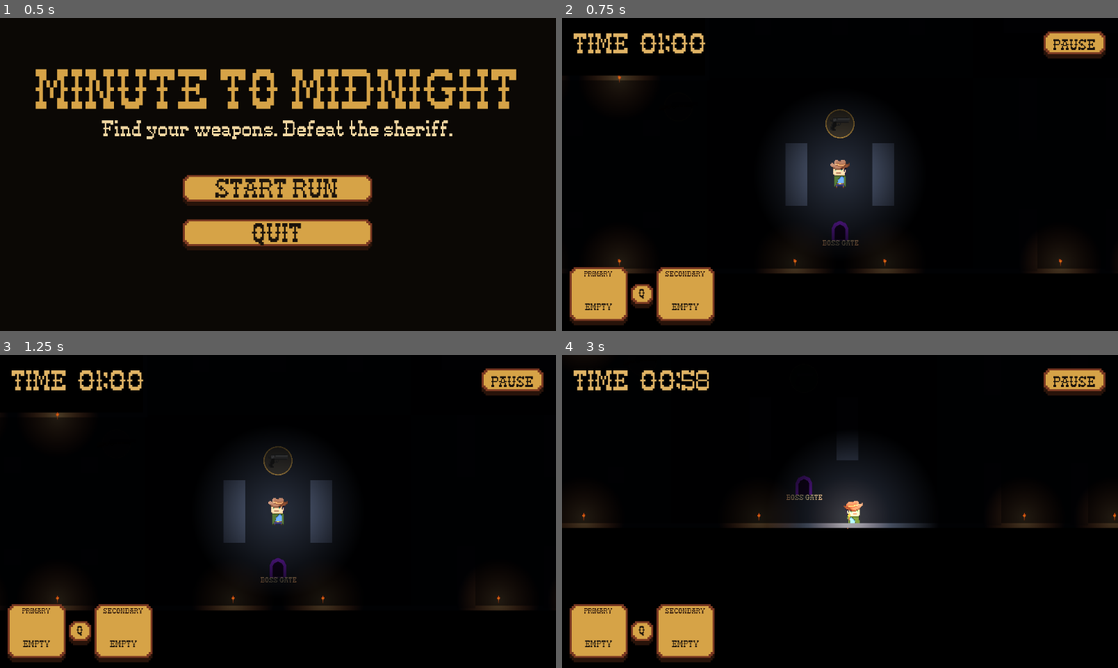
Above: before the commit, frames 1-4 (two rows, left to right).
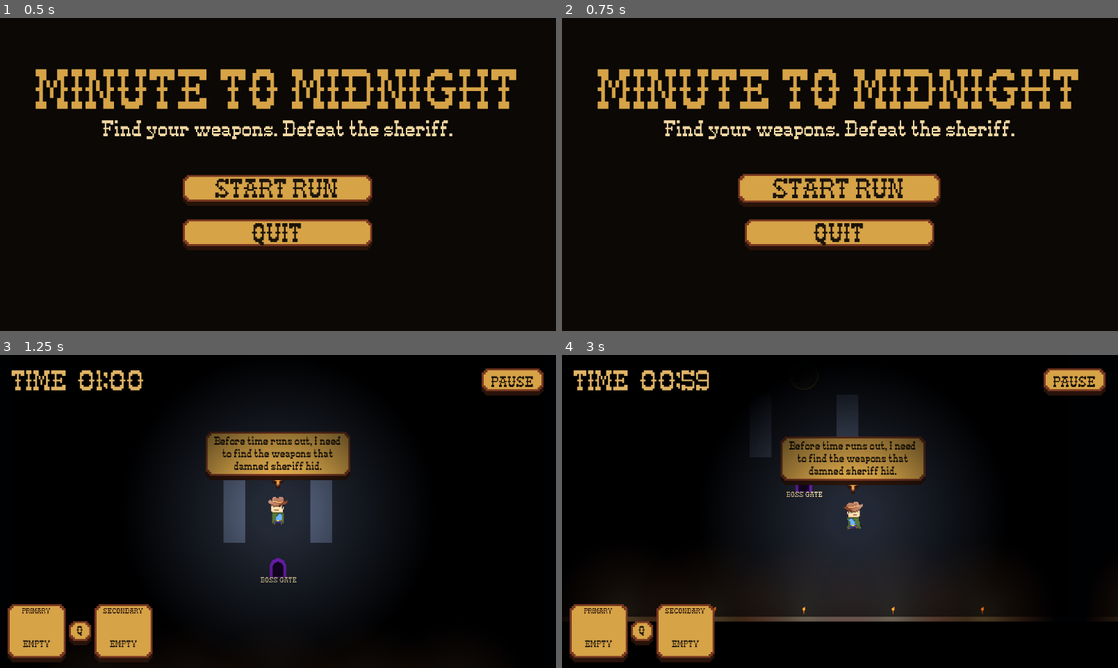
Above: after the commit, the same moments.

Repository: Nafa93/gmtk-2026
Game: Godot game, scene res://Scenes/UI/StartMenu.tscn
Same seed, same stepped clock (60 frames per second), same inputs: the game is played once before the commit and once after it. The engine's default icon, where the game draws it, is replaced by a stand-in: a white triangle on a blue panel in a dark square.
Inputs (mouse positions are in pixels of both pictures, inside the frame that each line leads up to):
- Up to frame 1 (0.5 s): no input
- Up to frame 2 (0.75 s): click "START RUN" at 0.5 s
- Up to frame 3 (1.25 s): no input
- Up to frame 4 (3 s): tap Enter at 1.25 s; move the mouse to (962, 495) at 1.27 s; hold D (MOVE_RIGHT) 1.28-2.03 s; tap Q (CHANGE_WEAPON) at 1.35 s; move the mouse to (728, 527) at 2.02 s; hold S (MOVE_DOWN) 2.03-2.78 s; tap E (INTERACT) at 2.1 s; move the mouse to (895, 442) at 2.77 s; press the mouse at (895, 442) at 2.78 s; hold D (MOVE_RIGHT) from 2.78 s (still down)

Frame 1 is identical in both runs. In frame 2, 22% of the frame differs, in the area x 1-98%, y 4-98%; in frame 3, 9.3%; in frame 4, 18%.

Commit message:
added starting text

Diff:
--- a/Scenes/Characters/Player/player.tscn
+++ b/Scenes/Characters/Player/player.tscn
@@ -9,11 +9,12 @@
 [ext_resource type="PackedScene" uid="uid://cs2x82cf7p53p" path="res://Scenes/Weapons/Pistol.tscn" id="6_pistol"]
 [ext_resource type="PackedScene" uid="uid://d0fmnxqctl5qd" path="res://Scenes/Weapons/Shotgun.tscn" id="7_shotgun"]
 [ext_resource type="Script" path="res://Scripts/UI/WeaponSwitchKey.gd" id="8_switch_key"]
+[ext_resource type="Script" path="res://Scripts/UI/WesternKeyPanel.gd" id="9_key_panel"]
 
 [sub_resource type="CircleShape2D" id="CircleShape2D_cqrjx"]
 radius = 32.0
 
-[node name="Player" type="CharacterBody2D" unique_id=782332188 node_paths=PackedStringArray("movement_component", "health_component", "weapon_component", "character_sprite", "replace_weapon_hint") groups=["player"]]
+[node name="Player" type="CharacterBody2D" unique_id=782332188 node_paths=PackedStringArray("movement_component", "health_component", "weapon_component", "character_sprite", "replace_weapon_hint", "opening_dialog") groups=["player"]]
 collision_layer = 2
 collision_mask = 9
 script = ExtResource("1_cqrjx")
@@ -22,6 +23,7 @@
 weapon_component = NodePath("WeaponComponent")
 character_sprite = NodePath("AnimatedSprite2D")
 replace_weapon_hint = NodePath("ReplaceWeaponHint")
+opening_dialog = NodePath("OpeningDialog")
 
 [node name="AnimatedSprite2D" type="AnimatedSprite2D" parent="." unique_id=1899952837]
 texture_filter = 1
@@ -75,3 +77,37 @@
 text = "E"
 horizontal_alignment = 1
 vertical_alignment = 1
+
+[node name="OpeningDialog" type="Node2D" parent="."]
+z_index = 25
+position = Vector2(0, -90)
+scale = Vector2(2, 2)
+
+[node name="TailShadow" type="Polygon2D" parent="OpeningDialog"]
+polygon = PackedVector2Array(-14, -18, 14, -18, 8, -12, 4, -12, 4, -4, 0, 0, -4, -4, -4, -12, -8, -12)
+color = Color(0.16, 0.075, 0.04, 1)
+
+[node name="TailEdge" type="Polygon2D" parent="OpeningDialog"]
+polygon = PackedVector2Array(-12, -22, 12, -22, 8, -18, 4, -18, 4, -10, 0, -6, -4, -10, -4, -18, -8, -18)
+color = Color(0.48, 0.22, 0.13, 1)
+
+[node name="TailFace" type="Polygon2D" parent="OpeningDialog"]
+polygon = PackedVector2Array(-8, -22, 8, -22, 4, -18, 2, -18, 2, -12, 0, -10, -2, -12, -2, -18, -4, -18)
+color = Color(0.84, 0.64, 0.28, 1)
+
+[node name="Bubble" type="PanelContainer" parent="OpeningDialog"]
+offset_left = -150.0
+offset_top = -120.0
+offset_right = 150.0
+offset_bottom = -20.0
+script = ExtResource("9_key_panel")
+horizontal_content_padding = 14.0
+
+[node name="Text" type="Label" parent="OpeningDialog/Bubble"]
+layout_mode = 2
+theme_override_colors/font_color = Color(0.105, 0.075, 0.045, 1)
+theme_override_font_sizes/font_size = 12
+text = "Before time runs out, I need to find the weapons that damned sheriff hid."
+horizontal_alignment = 1
+vertical_alignment = 1
+autowrap_mode = 2
--- a/Scripts/Bosses/BossEncounterController.gd
+++ b/Scripts/Bosses/BossEncounterController.gd
@@ -83,4 +83,10 @@
 	if run_state != null:
 		run_state.print_time_summary()
 	if not result_scene_path.is_empty():
-		get_tree().call_deferred(&"change_scene_to_file", result_scene_path)
+		var transition := get_node_or_null(
+			"/root/SceneTransition"
+		) as SceneTransitionController
+		if transition != null:
+			transition.transition_to_file(result_scene_path)
+		else:
+			get_tree().call_deferred(&"change_scene_to_file", result_scene_path)
--- a/Scripts/Characters/Player/player_controller.gd
+++ b/Scripts/Characters/Player/player_controller.gd
@@ -6,19 +6,34 @@
 @export var weapon_component: WeaponComponent
 @export var character_sprite: AnimatedSprite2D
 @export var replace_weapon_hint: Control
+@export var opening_dialog: CanvasItem
 @export_group("Damage Response")
 @export_range(0.0, 5000.0, 10.0, "or_greater") var knockback_decay: float = 1500.0
 
 var _nearby_interactables: Array[Node2D] = []
 var _knockback_velocity: Vector2 = Vector2.ZERO
+var _dialog_generation: int = 0
 
 
 func _ready() -> void:
 	if replace_weapon_hint != null:
 		replace_weapon_hint.visible = false
+	if opening_dialog != null:
+		opening_dialog.visible = false
 	var run_loadout := get_node_or_null("/root/RunLoadout") as RunLoadoutState
 	if run_loadout != null and run_loadout.has_loadout():
 		run_loadout.apply_to(weapon_component)
+
+
+func show_opening_dialog(duration: float = 5.0) -> void:
+	if opening_dialog == null:
+		return
+	_dialog_generation += 1
+	var generation: int = _dialog_generation
+	opening_dialog.visible = true
+	await get_tree().create_timer(duration).timeout
+	if generation == _dialog_generation and is_instance_valid(opening_dialog):
+		opening_dialog.visible = false
 
 
 func _physics_process(delta: float) -> void:
--- /dev/null
+++ b/Scripts/Environment/TimeLightingController.gd
@@ -0,0 +1,111 @@
+class_name TimeLightingController
+extends Node
+
+@export_range(0.05, 1.0, 0.05) var minimum_brightness: float = 0.3
+@export_range(1.0, 4.0, 0.1, "or_greater") var starting_size_multiplier: float = 1.8
+@export_range(0.1, 1.0, 0.05) var minimum_size_multiplier: float = 0.35
+@export_range(1.0, 300.0, 1.0, "or_greater") var seconds_to_minimum: float = 60.0
+
+var elapsed_seconds: int = 0
+
+var _second_accumulator: float = 0.0
+var _active: bool = false
+var _base_light_energy: Dictionary = {}
+var _base_light_scale: Dictionary = {}
+
+
+func _ready() -> void:
+	process_priority = 1000
+
+
+func _process(delta: float) -> void:
+	var player := get_tree().get_first_node_in_group(&"player") as PlayerController
+	if not _active:
+		if player == null:
+			return
+		reset_for_run()
+	var time_health: TimeHealthComponent = (
+		player.health_component as TimeHealthComponent if player != null else null
+	)
+	if (
+		time_health != null
+		and time_health.is_timer_running
+		and not time_health.is_timer_paused
+	):
+		_second_accumulator += delta
+		while _second_accumulator >= 1.0:
+			_second_accumulator -= 1.0
+			elapsed_seconds += 1
+	_apply_to_scene_lights()
+
+
+func reset_for_run() -> void:
+	elapsed_seconds = 0
+	_second_accumulator = 0.0
+	_active = true
+	_base_light_energy.clear()
+	_base_light_scale.clear()
+
+
+func get_brightness_multiplier() -> float:
+	return lerpf(1.0, minimum_brightness, _get_darkness_progress())
+
+
+func get_size_multiplier() -> float:
+	return lerpf(
+		starting_size_multiplier,
+		minimum_size_multiplier,
+		_get_darkness_progress()
+	)
+
+
+func _get_darkness_progress() -> float:
+	return clampf(
+		float(elapsed_seconds) / maxf(seconds_to_minimum, 1.0),
+		0.0,
+		1.0
+	)
+
+
+func _apply_to_scene_lights() -> void:
+	var scene_root: Node = get_tree().current_scene
+	if scene_root == null:
+		return
+	var live_ids: Dictionary = {}
+	var lights: Array[PointLight2D] = []
+	_collect_point_lights(scene_root, lights)
+	for light: PointLight2D in lights:
+		if _is_managed_torch_light(light):
+			continue
+		var light_id: int = light.get_instance_id()
+		live_ids[light_id] = true
+		if not _base_light_energy.has(light_id):
+			_base_light_energy[light_id] = light.energy
+			_base_light_scale[light_id] = light.texture_scale
+		light.energy = float(_base_light_energy[light_id]) * get_brightness_multiplier()
+		light.texture_scale = (
+			float(_base_light_scale[light_id]) * get_size_multiplier()
+		)
+	for stored_id: Variant in _base_light_energy.keys():
+		if not live_ids.has(stored_id):
+			_base_light_energy.erase(stored_id)
+			_base_light_scale.erase(stored_id)
+
+
+func _collect_point_lights(
+	parent: Node,
+	result: Array[PointLight2D]
+) -> void:
+	for child: Node in parent.get_children():
+		if child is PointLight2D:
+			result.append(child as PointLight2D)
+		_collect_point_lights(child, result)
+
+
+func _is_managed_torch_light(light: PointLight2D) -> bool:
+	var ancestor: Node = light.get_parent()
+	while ancestor != null:
+		if ancestor is WallTorch:
+			return true
+		ancestor = ancestor.get_parent()
+	return false
--- a/Scripts/Environment/WallTorch.gd
+++ b/Scripts/Environment/WallTorch.gd
@@ -8,11 +8,13 @@
 
 var _elapsed: float = 0.0
 var _base_energy: float = 1.0
+var _base_texture_scale: float = 1.0
 
 
 func _ready() -> void:
 	if torch_light != null:
 		_base_energy = torch_light.energy
+		_base_texture_scale = torch_light.texture_scale
 		torch_light.texture = _create_light_texture()
 
 
@@ -23,7 +25,20 @@
 	if torch_light != null:
 		var flicker: float = sin(_elapsed * 17.0) * 0.65
 		flicker += sin(_elapsed * 31.0) * 0.35
-		torch_light.energy = _base_energy * (1.0 + flicker * flicker_amount)
+		var brightness_multiplier: float = 1.0
+		var time_lighting := get_node_or_null(
+			"/root/TimeLighting"
+		) as TimeLightingController
+		if time_lighting != null:
+			brightness_multiplier = time_lighting.get_brightness_multiplier()
+			torch_light.texture_scale = (
+				_base_texture_scale * time_lighting.get_size_multiplier()
+			)
+		torch_light.energy = (
+			_base_energy
+			* (1.0 + flicker * flicker_amount)
+			* brightness_multiplier
+		)
 
 
 func _create_light_texture() -> GradientTexture2D:
--- a/Scripts/Loot/LootDistributor.gd
+++ b/Scripts/Loot/LootDistributor.gd
@@ -58,6 +58,7 @@
 		if loot_pool != null
 		else []
 	)
+	available_weapons = _get_unique_weapon_scenes(available_weapons)
 
 	if available_weapons.is_empty():
 		push_warning("LootDistributor has no valid weapon scenes in its LootPool.")
@@ -73,7 +74,10 @@
 	else:
 		_shuffle_points(available_points)
 	var requested_count: int = maxi(total_weapon_count, 0)
-	var spawn_count: int = mini(requested_count, available_points.size())
+	var spawn_count: int = mini(
+		requested_count,
+		mini(available_points.size(), available_weapons.size())
+	)
 
 	if spawn_count < requested_count:
 		push_warning(
@@ -98,6 +102,7 @@
 				_rng.randi_range(0, available_weapons.size() - 1)
 			]
 		_spawn_weapon(point, weapon_scene)
+		available_weapons.erase(weapon_scene)
 
 	distribution_finished.emit(spawned_pickups.size(), used_seed)
 	return spawned_pickups.size()
@@ -171,6 +176,22 @@
 		var temporary: LootSpawnPoint = points[index]
 		points[index] = points[swap_index]
 		points[swap_index] = temporary
+
+
+func _get_unique_weapon_scenes(
+	weapon_scenes: Array[PackedScene]
+) -> Array[PackedScene]:
+	var unique_scenes: Array[PackedScene] = []
+	var known_paths: Dictionary = {}
+	for weapon_scene: PackedScene in weapon_scenes:
+		if weapon_scene == null:
+			continue
+		var scene_path: String = weapon_scene.resource_path
+		if known_paths.has(scene_path):
+			continue
+		known_paths[scene_path] = true
+		unique_scenes.append(weapon_scene)
+	return unique_scenes
 
 
 func _sort_points_by_distance(points: Array[LootSpawnPoint]) -> void:
--- a/Scripts/Phases/PreparationPhaseController.gd
+++ b/Scripts/Phases/PreparationPhaseController.gd
@@ -136,6 +136,7 @@
 		run_state.mark_preparation_started(_time_health)
 
 	player_resolved.emit(player)
+	player.show_opening_dialog()
 	time_remaining_changed.emit(_time_health.current_time)
 	_set_interactions_enabled(true)
 	_set_state(PhaseState.LOOTING)
@@ -234,7 +235,13 @@
 	_set_state(PhaseState.COMPLETED)
 	phase_completed.emit()
 	if defeat_scene != null:
-		get_tree().call_deferred(&"change_scene_to_packed", defeat_scene)
+		var scene_transition := (
+			get_node_or_null("/root/SceneTransition") as SceneTransitionController
+		)
+		if scene_transition != null:
+			scene_transition.transition_to_packed(defeat_scene)
+		else:
+			get_tree().call_deferred(&"change_scene_to_packed", defeat_scene)
 
 
 func _begin_transition() -> void:
--- a/Scripts/Rooms/ProceduralRoomGenerator.gd
+++ b/Scripts/Rooms/ProceduralRoomGenerator.gd
@@ -10,7 +10,7 @@
 @export var generation_origin: Node2D
 
 @export_group("Room Geometry")
-@export var room_size: Vector2 = Vector2(1100.0, 800.0)
+@export var room_size: Vector2 = Vector2(2200.0, 1600.0)
 @export_range(1.0, 100.0, 1.0, "or_greater") var wall_thickness: float = 20.0
 @export var floor_color: Color = Color(0.12, 0.14, 0.18, 1.0)
 @export var alternate_floor_color: Color = Color(0.16, 0.18, 0.23, 1.0)
@@ -56,7 +56,11 @@
 		_build_room(generated_cells[index], index, occupied)
 
 	if loot_distributor != null:
-		loot_distributor.total_weapon_count = generated_cells.size()
+		loot_distributor.total_weapon_count = (
+			loot_distributor.loot_pool.get_valid_weapon_scenes().size()
+			if loot_distributor.loot_pool != null
+			else 0
+		)
 		loot_distributor.distance_origin = generation_origin
 		loot_distributor.distribute()
 
--- a/Scripts/UI/ResultScreen.gd
+++ b/Scripts/UI/ResultScreen.gd
@@ -12,7 +12,13 @@
 	if run_loadout != null:
 		run_loadout.reset_run()
 	if not menu_scene_path.is_empty():
-		get_tree().change_scene_to_file(menu_scene_path)
+		var transition := get_node_or_null(
+			"/root/SceneTransition"
+		) as SceneTransitionController
+		if transition != null:
+			transition.transition_to_file(menu_scene_path)
+		else:
+			get_tree().change_scene_to_file(menu_scene_path)
 
 func _on_quit_pressed() -> void:
 	get_tree().quit()
--- a/Scripts/UI/SceneTransition.gd
+++ b/Scripts/UI/SceneTransition.gd
@@ -50,6 +50,19 @@
 	_finish_transition()
 
 
+func transition_to_file(
+	scene_path: String,
+	screen_center: Vector2 = Vector2(0.5, 0.5)
+) -> void:
+	if scene_path.is_empty():
+		return
+	var next_scene: PackedScene = load(scene_path) as PackedScene
+	if next_scene == null:
+		push_error("Could not load transition scene: %s." % scene_path)
+		return
+	transition_to_packed(next_scene, screen_center)
+
+
 func _set_radius(value: float) -> void:
 	_set_shader_parameter(&"radius", value)
 
--- a/Scripts/UI/StartMenu.gd
+++ b/Scripts/UI/StartMenu.gd
@@ -23,8 +23,19 @@
 	var run_state := get_node_or_null("/root/RunLoadout") as RunLoadoutState
 	if run_state != null:
 		run_state.reset_run()
+	var time_lighting := get_node_or_null(
+		"/root/TimeLighting"
+	) as TimeLightingController
+	if time_lighting != null:
+		time_lighting.reset_for_run()
 	if not start_scene_path.is_empty():
-		get_tree().change_scene_to_file(start_scene_path)
+		var transition := get_node_or_null(
+			"/root/SceneTransition"
+		) as SceneTransitionController
+		if transition != null:
+			transition.transition_to_file(start_scene_path)
+		else:
+			get_tree().change_scene_to_file(start_scene_path)
 
 func _on_quit_pressed() -> void:
 	get_tree().quit()
--- a/Scripts/UI/WesternKeyPanel.gd
+++ b/Scripts/UI/WesternKeyPanel.gd
@@ -4,13 +4,15 @@
 @export var face_color: Color = Color(0.84, 0.64, 0.28)
 @export var edge_color: Color = Color(0.48, 0.22, 0.13)
 @export var shadow_color: Color = Color(0.16, 0.075, 0.04, 0.98)
+@export_range(0.0, 40.0, 1.0) var horizontal_content_padding: float = 4.0
+@export_range(0.0, 40.0, 1.0) var top_content_padding: float = 8.0
 
 
 func _ready() -> void:
 	var content_inset := StyleBoxEmpty.new()
-	content_inset.content_margin_left = 4.0
-	content_inset.content_margin_top = 8.0
-	content_inset.content_margin_right = 4.0
+	content_inset.content_margin_left = horizontal_content_padding
+	content_inset.content_margin_top = top_content_padding
+	content_inset.content_margin_right = horizontal_content_padding
 	content_inset.content_margin_bottom = 0.0
 	add_theme_stylebox_override(&"panel", content_inset)
 	resized.connect(queue_redraw)
--- a/project.godot
+++ b/project.godot
@@ -24,6 +24,7 @@
 
 RunLoadout="*res://Scripts/Run/RunLoadout.gd"
 SceneTransition="*res://Scenes/UI/SceneTransition.tscn"
+TimeLighting="*res://Scripts/Environment/TimeLightingController.gd"
 
 [global_group]
 
Not shown, added: Scripts/Environment/TimeLightingController.gd.uid
